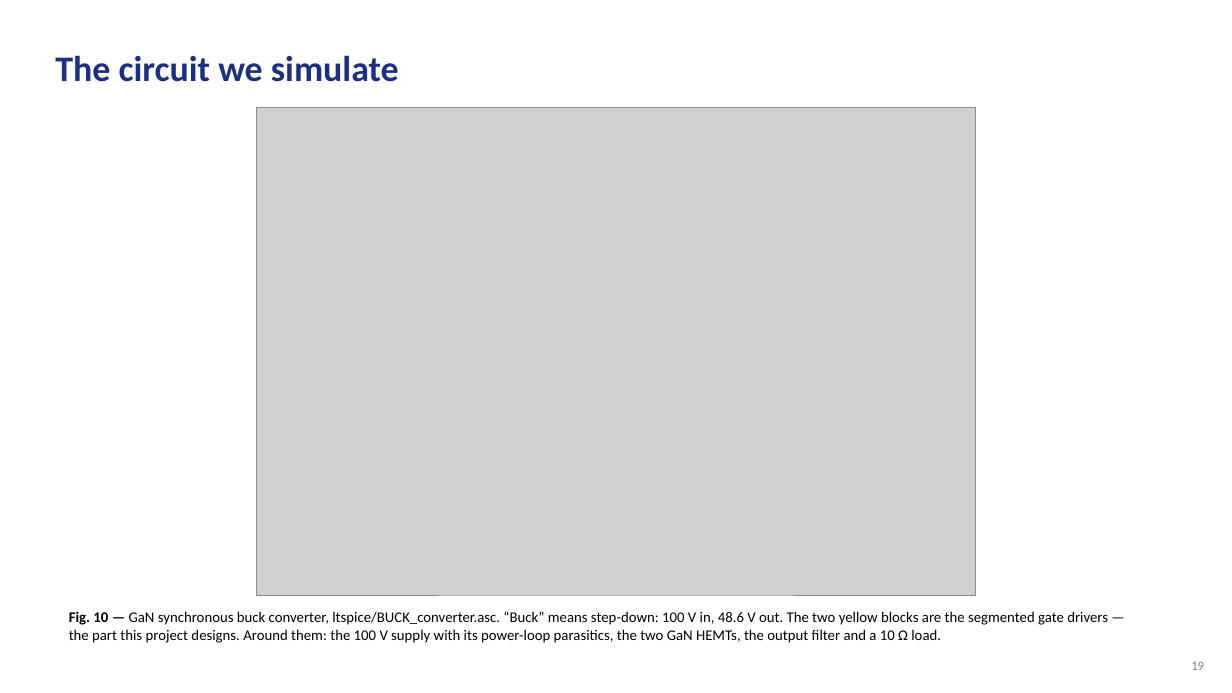
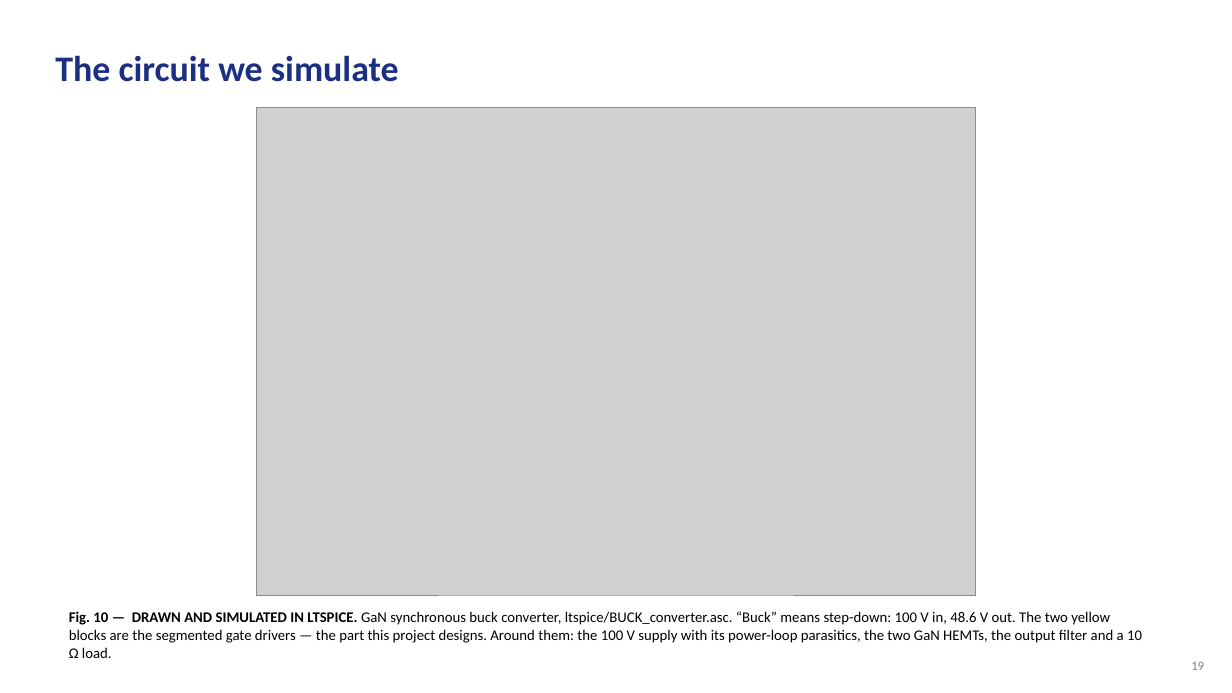
Before and after one commit to Amritha902/gan-driver, a slide deck: slide 19 of review/GaN_Review1_BACKUP.pptx. Drawn at 1232x693 pixels with LibreOffice and Linux fonts; fonts in the diff are those of the drawing; grey boxes stand for pictures. Boxes give left, top, right and bottom in pixels: in the first picture for what was removed or moved away, otherwise in the second. Text is boxed around its words. In the diff, an @@ line names an element or a change of style, - is before the commit and + after.

```diff
--- a/review/GaN_Review1_BACKUP.pptx
+++ b/review/GaN_Review1_BACKUP.pptx
@@ text at [69,611,1142,658]: text changed @@
-Fig. 10 — GaN synchronous buck converter, ltspice/BUCK_converter.asc. “Buck” means step-down: 100 V in, 48.6 V out. The two yellow blocks are the segmented gate drivers — the part this project designs. Around them: the 100 V supply with its power-loop parasitics, the two GaN HEMTs, the output filter and a 10 Ω load.
+Fig. 10 — DRAWN AND SIMULATED IN LTSPICE. GaN synchronous buck converter, ltspice/BUCK_converter.asc. “Buck” means step-down: 100 V in, 48.6 V out. The two yellow blocks are the segmented gate drivers — the part this project designs. Around them: the 100 V supply with its power-loop parasitics, the two GaN HEMTs, the output filter and a 10 Ω load.
```
Also in this commit, not shown: 25 other slides changed, 3 other files.
